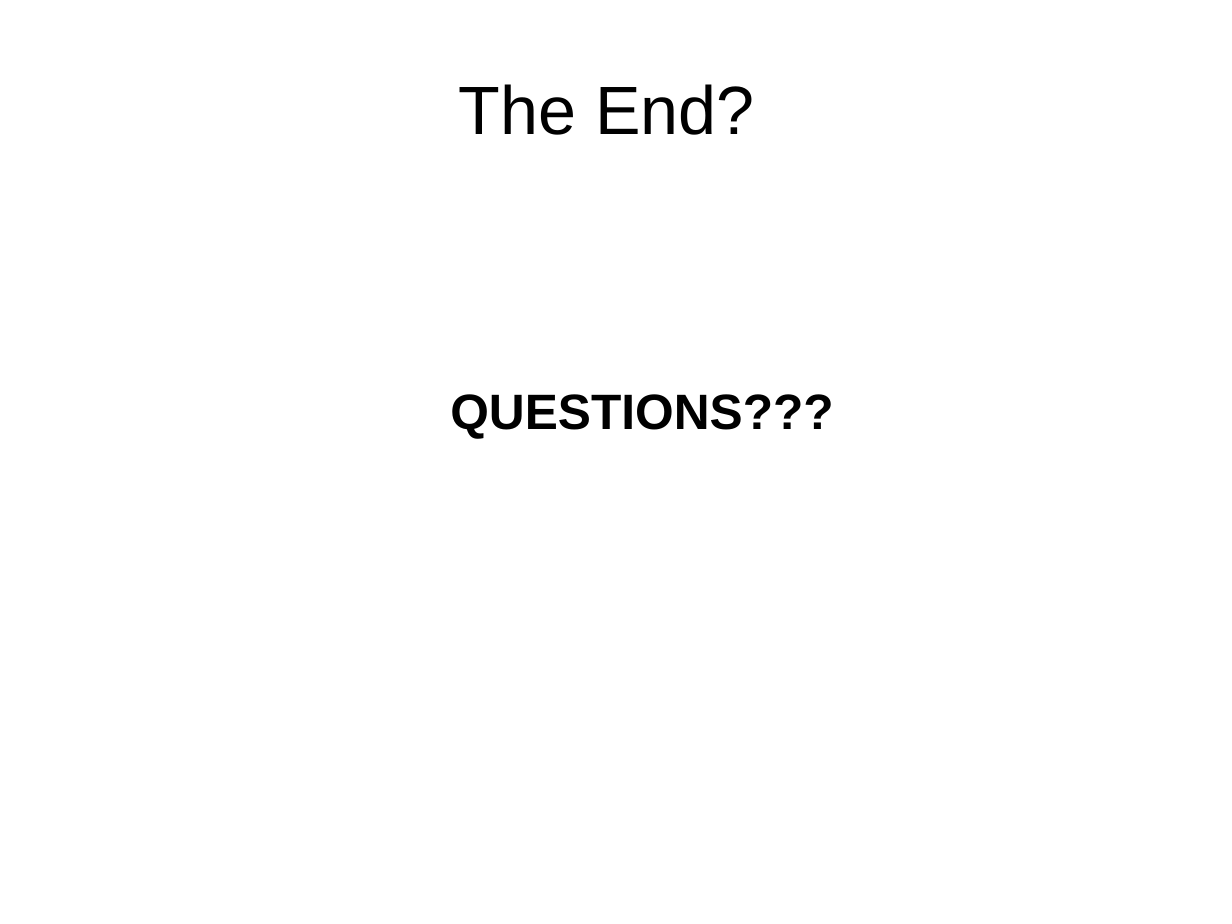
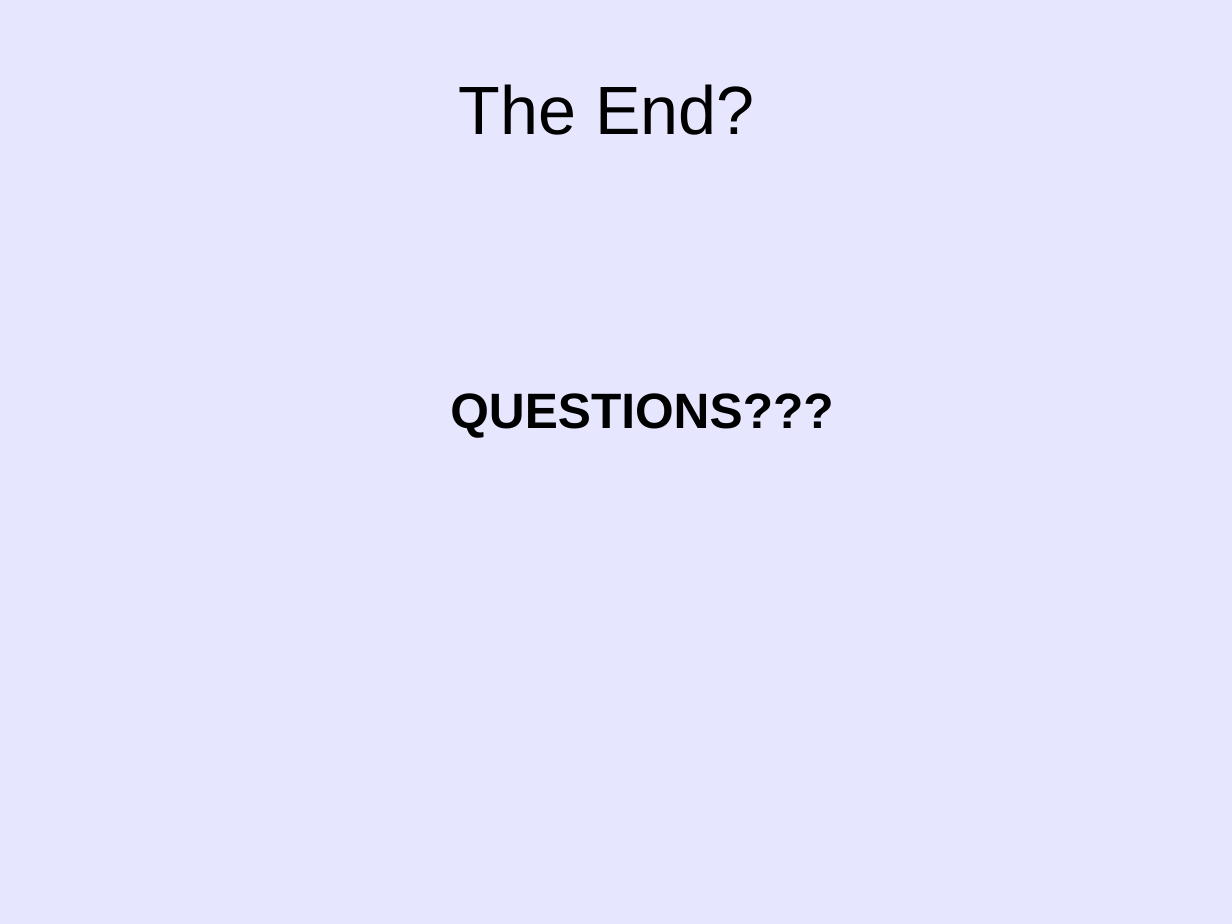
Before and after one commit to RogierWV/turbo-octo-tribble, a slide deck: slide 4 of presentatie.odp. Drawn at 1232x924 pixels with LibreOffice and Linux fonts; fonts in the diff are those of the drawing. Boxes give left, top, right and bottom in pixels: in the first picture for what was removed or moved away, otherwise in the second. Text is boxed around its words. In the diff, an @@ line names an element or a change of style, - is before the commit and + after.

```diff
--- a/presentatie.odp
+++ b/presentatie.odp
@@ background #FFFFFF to #E6E6FF @@
```
Also in this commit, not shown: 3 other slides changed, 4 other files.
